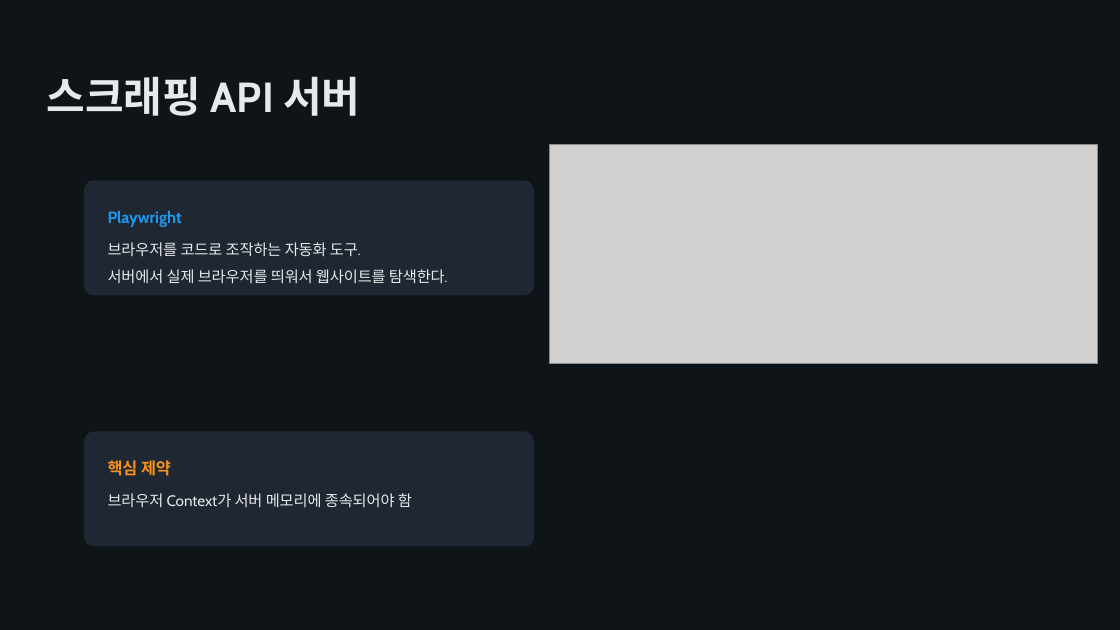
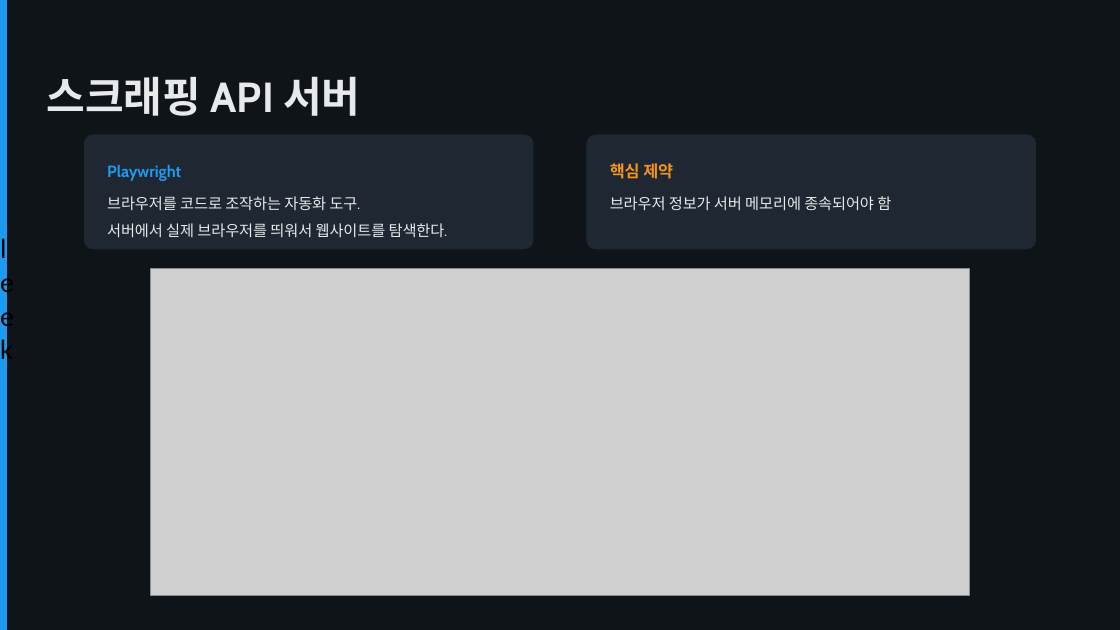
Before and after one commit to hsnyus-09/ts-backend-meetup, a slide deck: slide 7 of public/2601/session3.pptx (slide 6 before the commit). Drawn at 1120x630 pixels with LibreOffice and Linux fonts; fonts in the diff are those of the drawing; grey boxes stand for pictures. Boxes give left, top, right and bottom in pixels: in the first picture for what was removed or moved away, otherwise in the second. Text is boxed around its words. In the diff, an @@ line names an element or a change of style, - is before the commit and + after.

```diff
--- a/public/2601/session3.pptx
+++ b/public/2601/session3.pptx
@@ rectangle added at <box>0,0,7,629</box>, fill #1D9BF0, 18 pt, text #000000 @@
+leek
@@ 2 texts, 1 rounded rectangle: place and size @@
-2 texts, 1 rounded rectangle at <box>84,180,534,296</box>
+2 texts, 1 rounded rectangle at <box>84,134,534,250</box>
@@ rounded rectangle: place and size @@
-rounded rectangle at <box>84,431,534,547</box>
+rounded rectangle at <box>587,134,1037,250</box>
@@ text "핵심 제약": place and size @@
-text "핵심 제약" at <box>108,460,171,476</box>
+text "핵심 제약" at <box>610,163,673,179</box>
@@ text at <box>610,196,891,210</box>: text changed @@
-브라우저 Context가 서버 메모리에 종속되어야 함
+브라우저 정보가 서버 메모리에 종속되어야 함
@@ picture: place and size @@
-picture at <box>549,144,1098,364</box>
+picture at <box>150,268,969,596</box>
```
Also in this commit, not shown: 7 other slides changed, 3 slides added, 2 slides removed, 1 other file.
